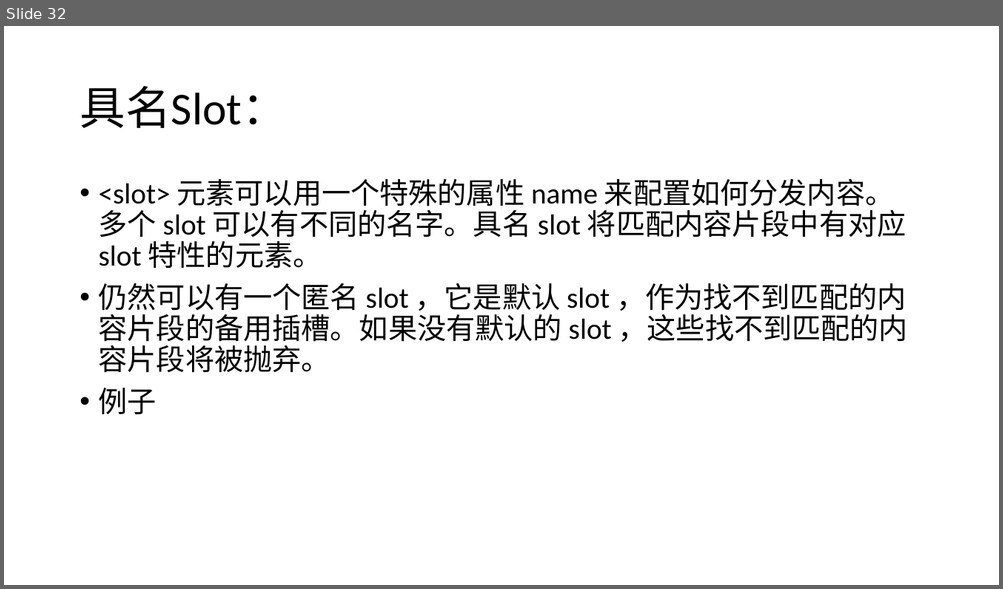
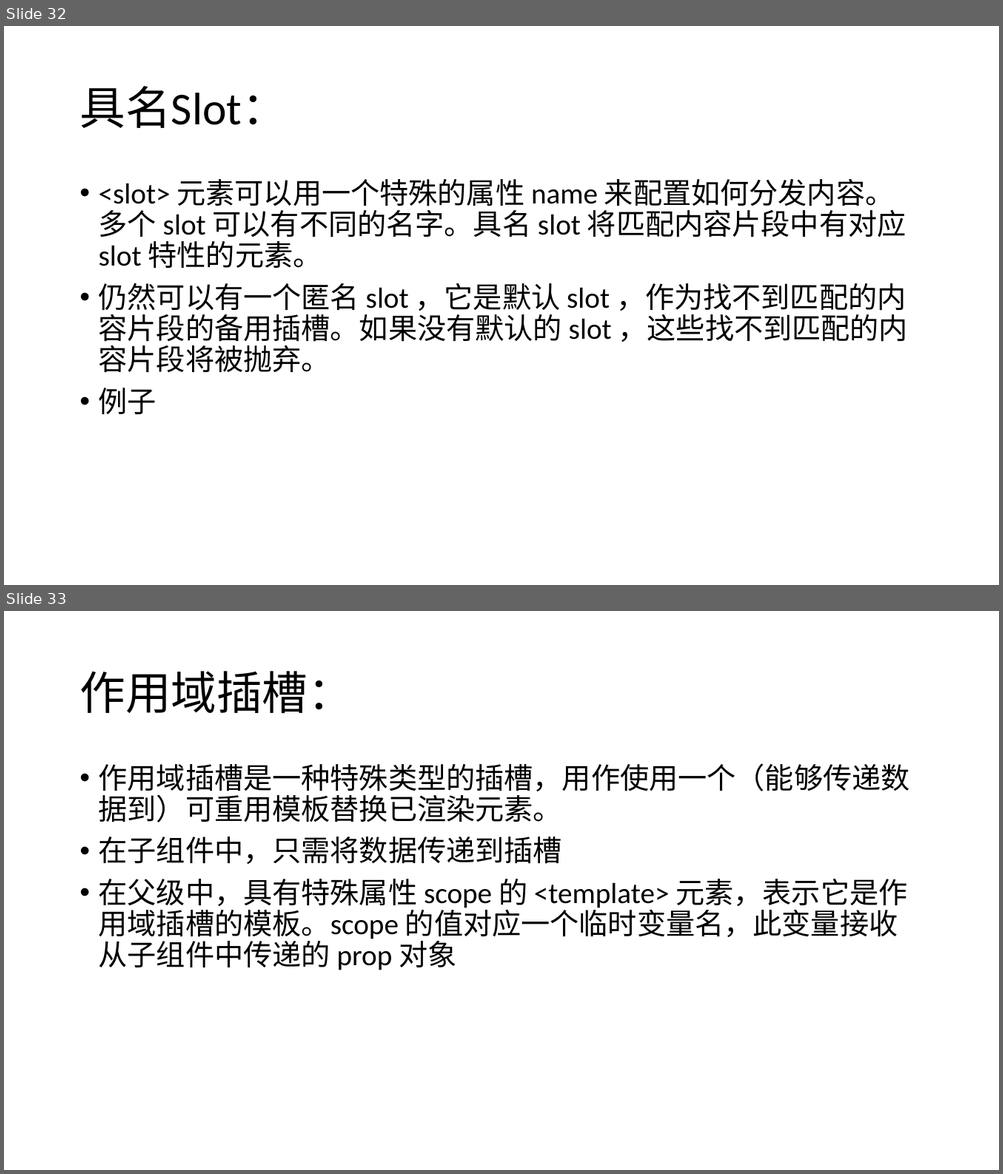
Before and after one commit to YSMJ1994/study, a slide deck: study_Vue/学习Vue.pptx. Shown one above the other, each under a label of ours: slide 32 before the commit, slides 32 and 33 after it. The pictures are 1003x589 and 1003x1174 pixels, drawn with LibreOffice and Linux fonts; fonts in the diff are those of the drawing. Boxes give left, top, right and bottom in pixels: in the first picture for what was removed or moved away, otherwise in the second. Text is boxed around its words. In the diff, an @@ line names an element or a change of style, - is before the commit and + after.

```diff
--- a/study_Vue/学习Vue.pptx
+++ b/study_Vue/学习Vue.pptx
@@ slide 33 added at [4, 611, 999, 1170], background #FFFFFF @@
@@ title added at [79, 671, 353, 713], 44 pt, text #000000 @@
+作用域插槽：
@@ text added at [99, 763, 910, 971], 28 pt, text #000000 @@
+• 作用域插槽是一种特殊类型的插槽，用作使用一个（能够传递数据到）可重用模板替换已渲染元素。
+• 在子组件中，只需将数据传递到插槽
+• 在父级中，具有特殊属性 scope 的 <template> 元素，表示它是作用域插槽的模板。scope 的值对应一个临时变量名，此变量接收从子组件中传递的 prop 对象
```
Also in this commit, not shown: 1 other slide added, 48 other files.
